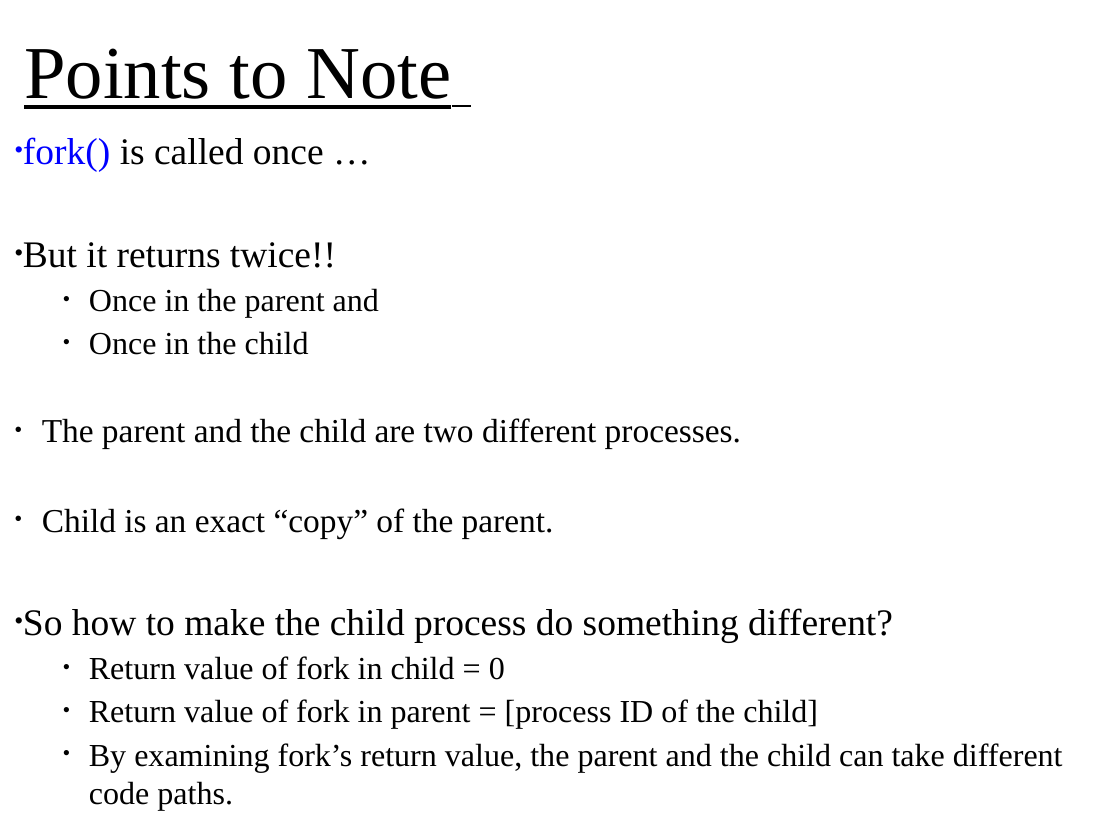
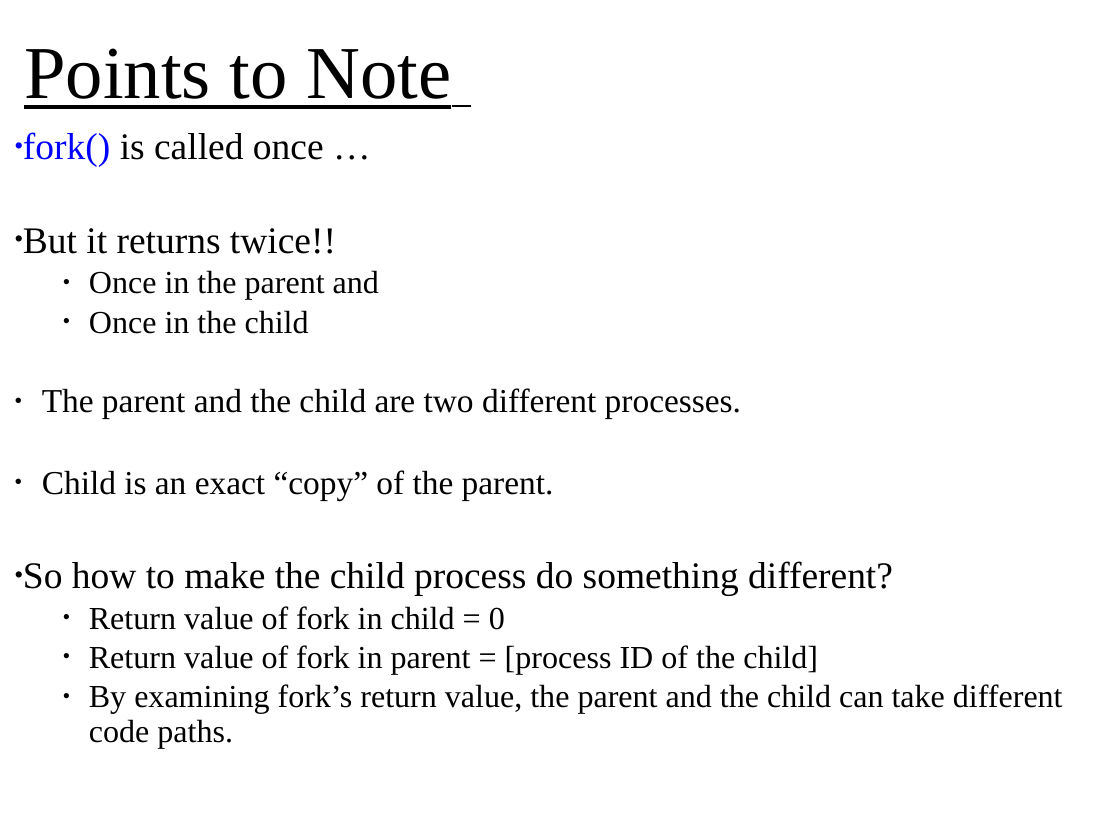
Before and after one commit to oscourse/oscourse.github.io, a slide deck: slide 8 of slides/processes.pptx. Drawn at 1120x840 pixels with LibreOffice and Linux fonts; fonts in the diff are those of the drawing. Boxes give left, top, right and bottom in pixels: in the first picture for what was removed or moved away, otherwise in the second. Text is boxed around its words. In the diff, an @@ line names an element or a change of style, - is before the commit and + after.

```diff
--- a/slides/processes.pptx
+++ b/slides/processes.pptx
@@ text "fork() is called once …" at bbox=[23, 132, 1063, 748]: line spacing 1 to 0.9 @@
```
Also in this commit, not shown: 5 other slides changed, 2 other files.
